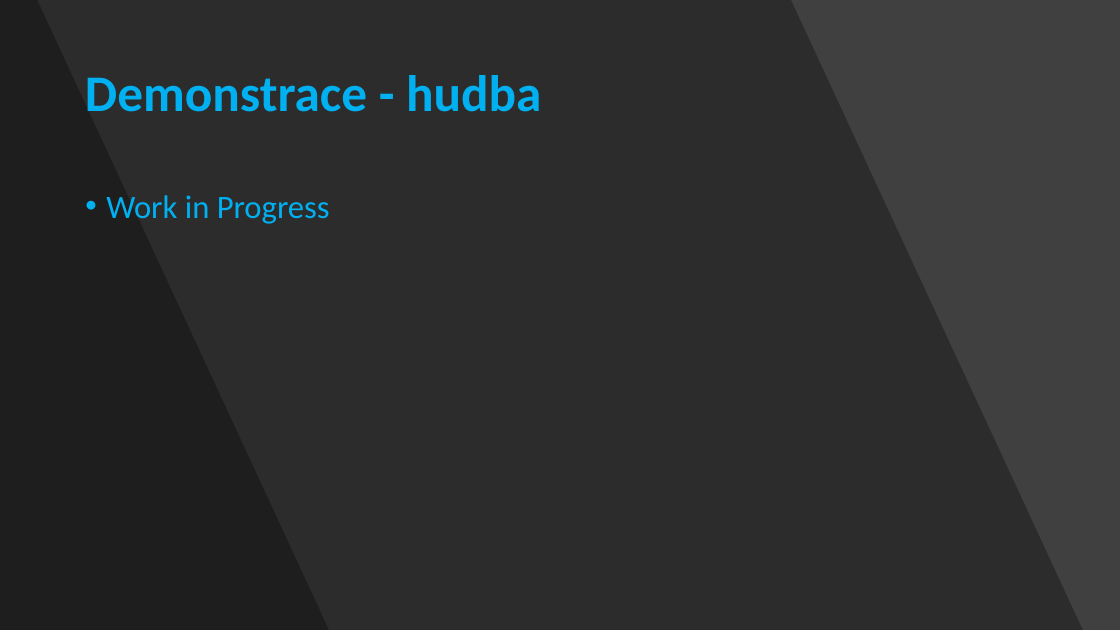
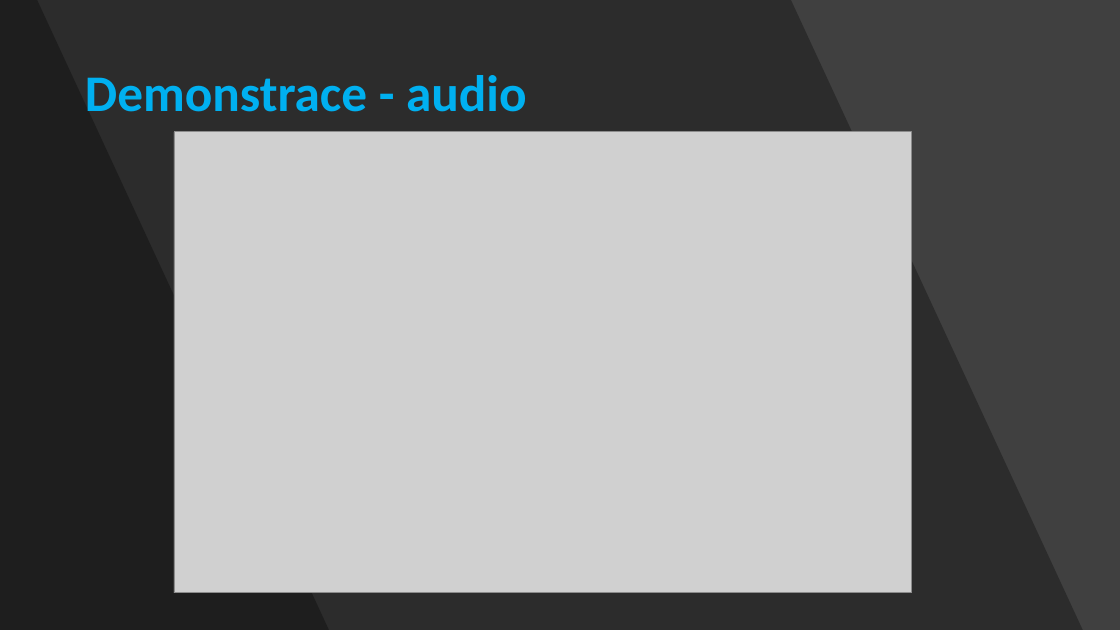
Before and after one commit to Fortex365/DiscordBot, a slide deck: slide 12 of Bot na platformě Discord.pptx (slide 20 before the commit). Drawn at 1120x630 pixels with LibreOffice and Linux fonts; fonts in the diff are those of the drawing; grey boxes stand for pictures. Boxes give left, top, right and bottom in pixels: in the first picture for what was removed or moved away, otherwise in the second. Text is boxed around its words. In the diff, an @@ line names an element or a change of style, - is before the commit and + after.

```diff
--- a/Bot na platformě Discord.pptx
+++ b/Bot na platformě Discord.pptx
@@ title at [85, 75, 526, 112]: text changed @@
-Demonstrace - hudba
+Demonstrace - audio
@@ picture added at [174, 132, 912, 593] @@
@@ text removed at [106, 195, 330, 224] @@
-• Work in Progress
```
Also in this commit, not shown: 8 other slides changed, 6 slides added, 8 slides removed, 1 other file.
